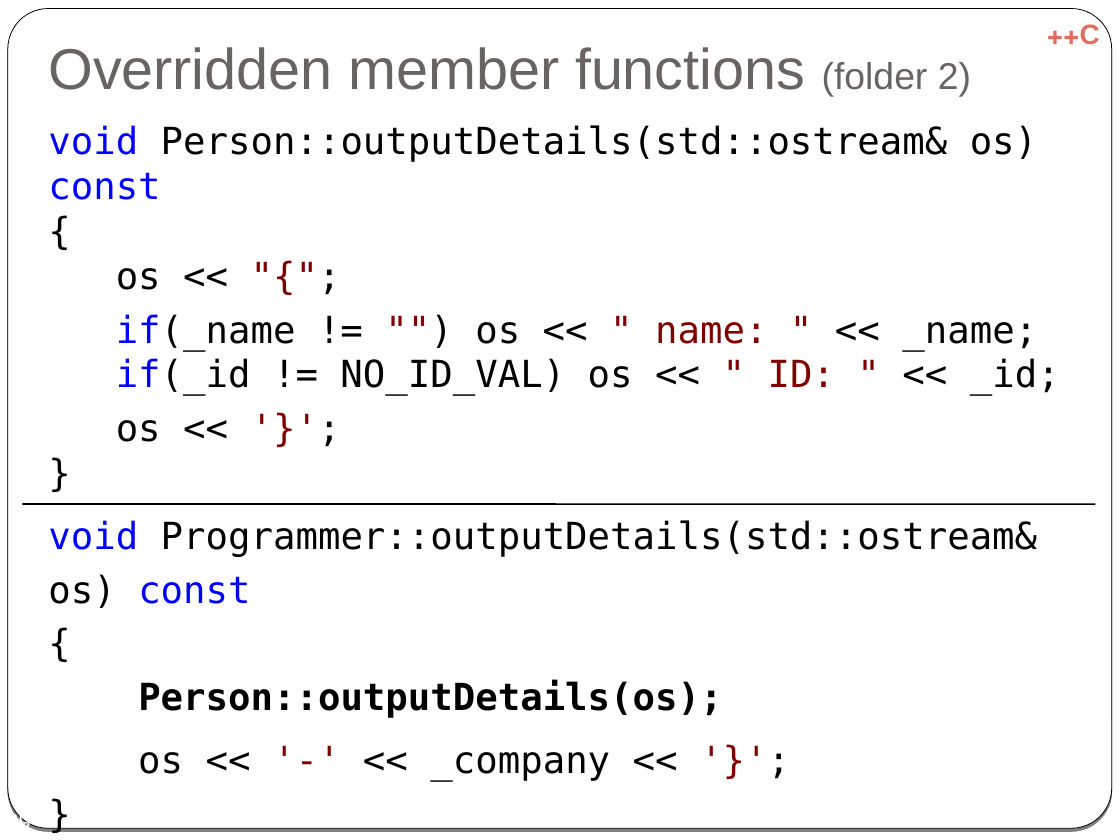
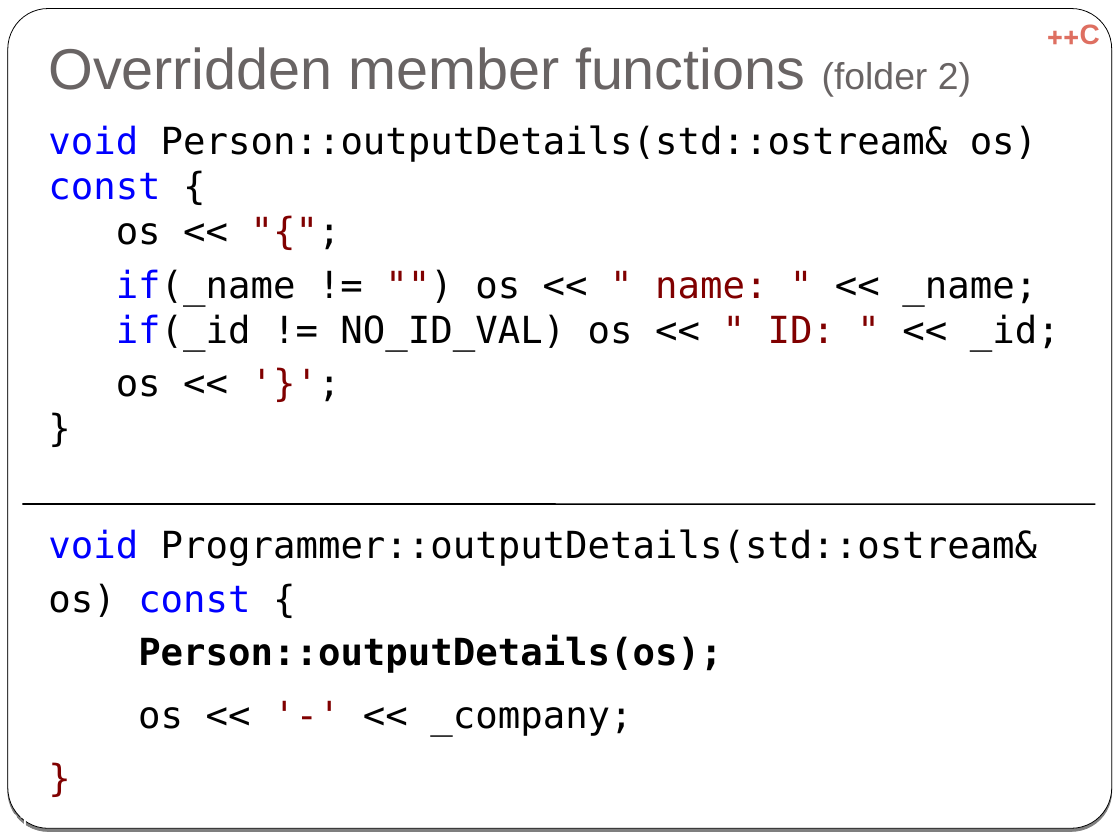
Before and after one commit to cpp-at-ariel/cpp-5778, a slide deck: slide 31 of week06-inheritance/slides-inheritance.odp (slide 29 before the commit). Drawn at 1120x840 pixels with LibreOffice and Linux fonts; fonts in the diff are those of the drawing. Boxes give left, top, right and bottom in pixels: in the first picture for what was removed or moved away, otherwise in the second. Text is boxed around its words. In the diff, an @@ line names an element or a change of style, - is before the commit and + after.

```diff
--- a/week06-inheritance/slides-inheritance.odp
+++ b/week06-inheritance/slides-inheritance.odp
@@ text at (x1=138, y1=707, x2=632, y2=736): text changed @@
-os << '-' << _company << '}';
-}
+os << '-' << _company;
+}
@@ page number at (x1=6, y1=812, x2=30, y2=827): text changed @@
-29
+31
```
Also in this commit, not shown: 3 other slides changed, 1 slide added, 6 other files.
